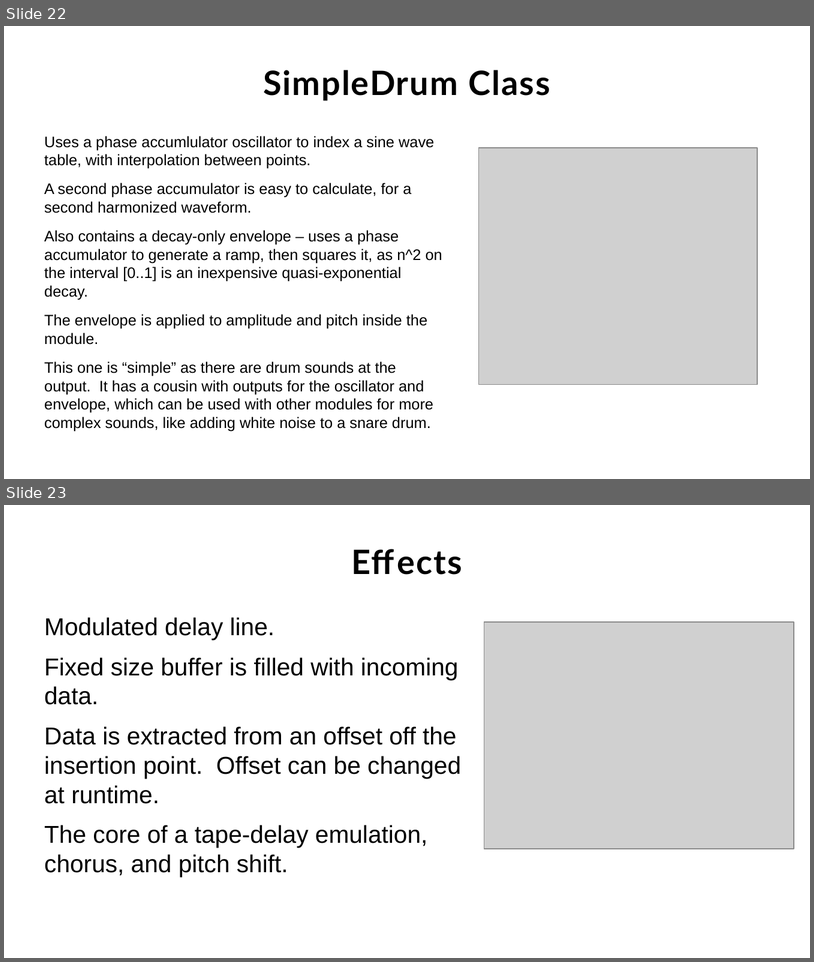
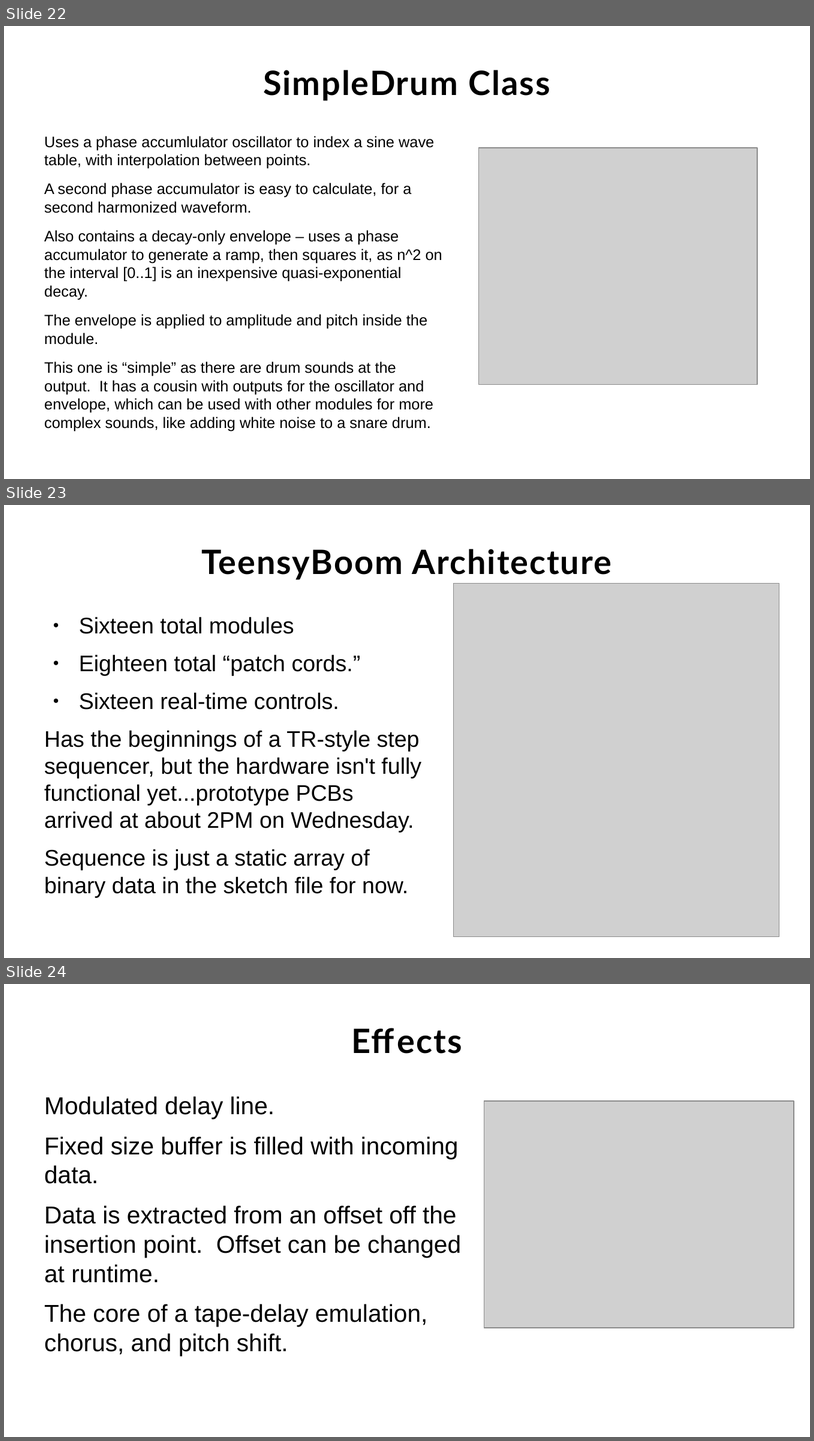
Before and after one commit to Jacquot-SFE/Teensy-synth-platform, a slide deck: presentation/slides/teensy-synthesis.odp. Shown one above the other, each under a label of ours: slides 22 and 23 before the commit, slides 22, 23 and 24 after it. The pictures are 814x962 and 814x1441 pixels, drawn with LibreOffice and Linux fonts; fonts in the diff are those of the drawing; grey boxes stand for pictures; background and template pictures are left out. Boxes give left, top, right and bottom in pixels: in the first picture for what was removed or moved away, otherwise in the second. Text is boxed around its words. In the diff, an @@ line names an element or a change of style, - is before the commit and + after.

```diff
--- a/presentation/slides/teensy-synthesis.odp
+++ b/presentation/slides/teensy-synthesis.odp
@@ slide 23 added at bbox=[4, 505, 810, 958], background picture (left out) @@
@@ title added at bbox=[201, 549, 612, 580], 33 pt, text #000000, bold @@
+TeensyBoom Architecture
@@ picture added at bbox=[453, 583, 780, 937] @@
@@ text added at bbox=[44, 617, 422, 897], 22.2 pt, text #000000 @@
+● Sixteen total modules
+● Eighteen total “patch cords.”
+● Sixteen real-time controls.
+Has the beginnings of a TR-style step sequencer, but the hardware isn't fully functional yet...prototype PCBs arrived at about 2PM on Wednesday.
+Sequence is just a static array of binary data in the sketch file for now.
@@ what was slide 23 is now slide 24 @@
```
Also in this commit, not shown: 1 slide changed, 4 other files.
